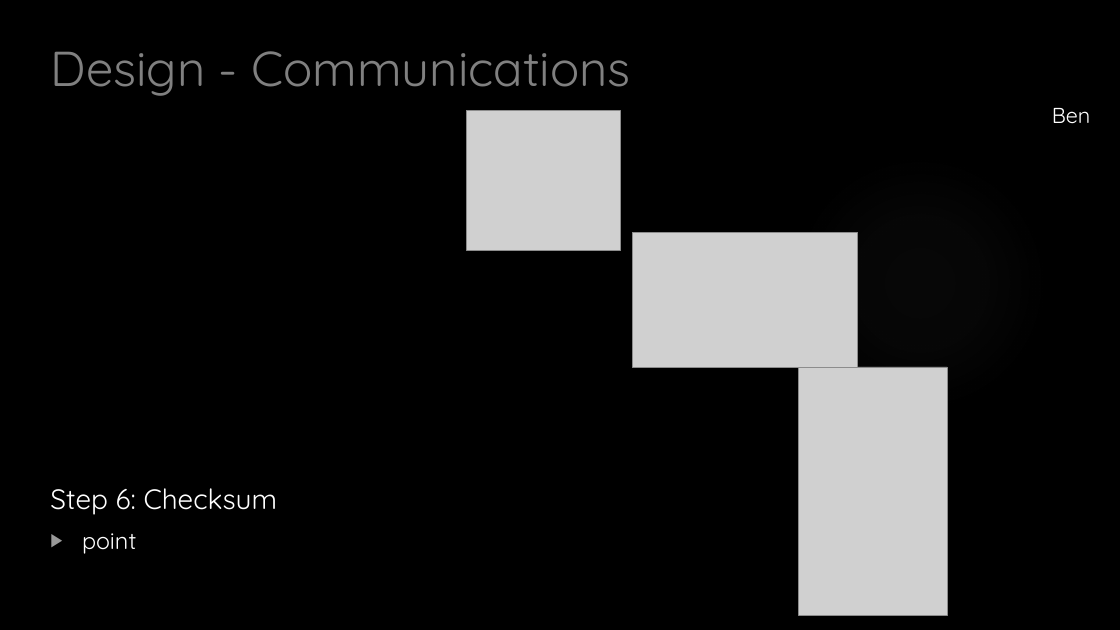
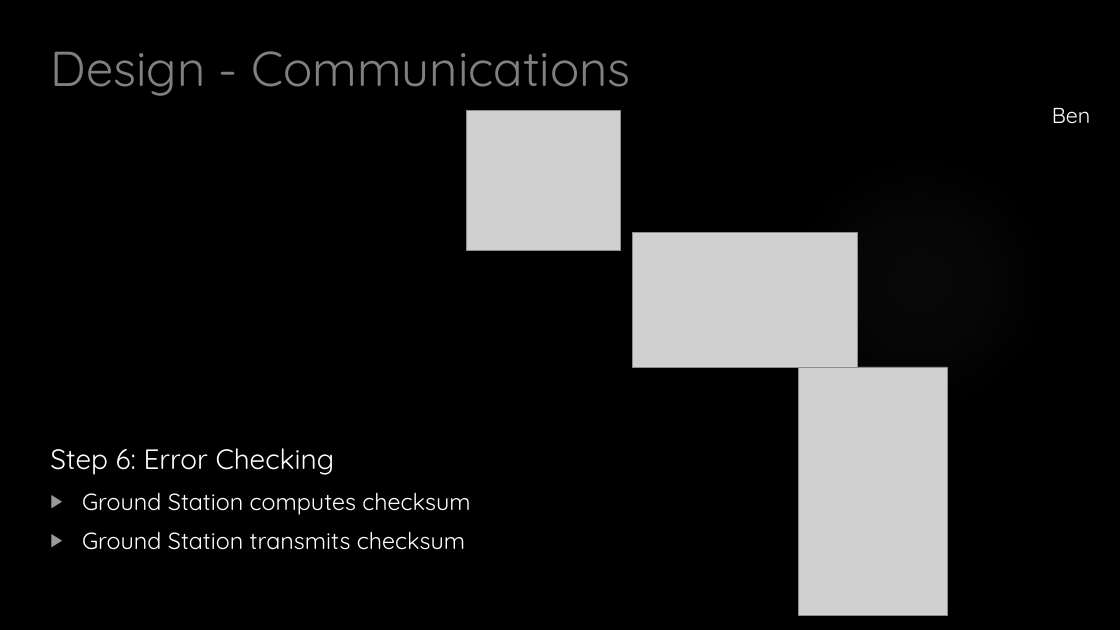
Before and after one commit to HASP-UMN/CubeSat, a slide deck: slide 25 of Presentations/CDR_Presentation.pptx. Drawn at 1120x630 pixels with LibreOffice and Linux fonts; fonts in the diff are those of the drawing; grey boxes stand for pictures; background and template pictures are left out. Boxes give left, top, right and bottom in pixels: in the first picture for what was removed or moved away, otherwise in the second. Text is boxed around its words. In the diff, an @@ line names an element or a change of style, - is before the commit and + after.

```diff
--- a/Presentations/CDR_Presentation.pptx
+++ b/Presentations/CDR_Presentation.pptx
@@ text at box(50, 448, 470, 550): text changed; size 24 to 20 pt @@
-Step 6: Checksum
-▶ point
+Step 6: Error Checking
+▶ Ground Station computes checksum
+▶ Ground Station transmits checksum
```
Also in this commit, not shown: 3 other slides changed, 1 slide added.
